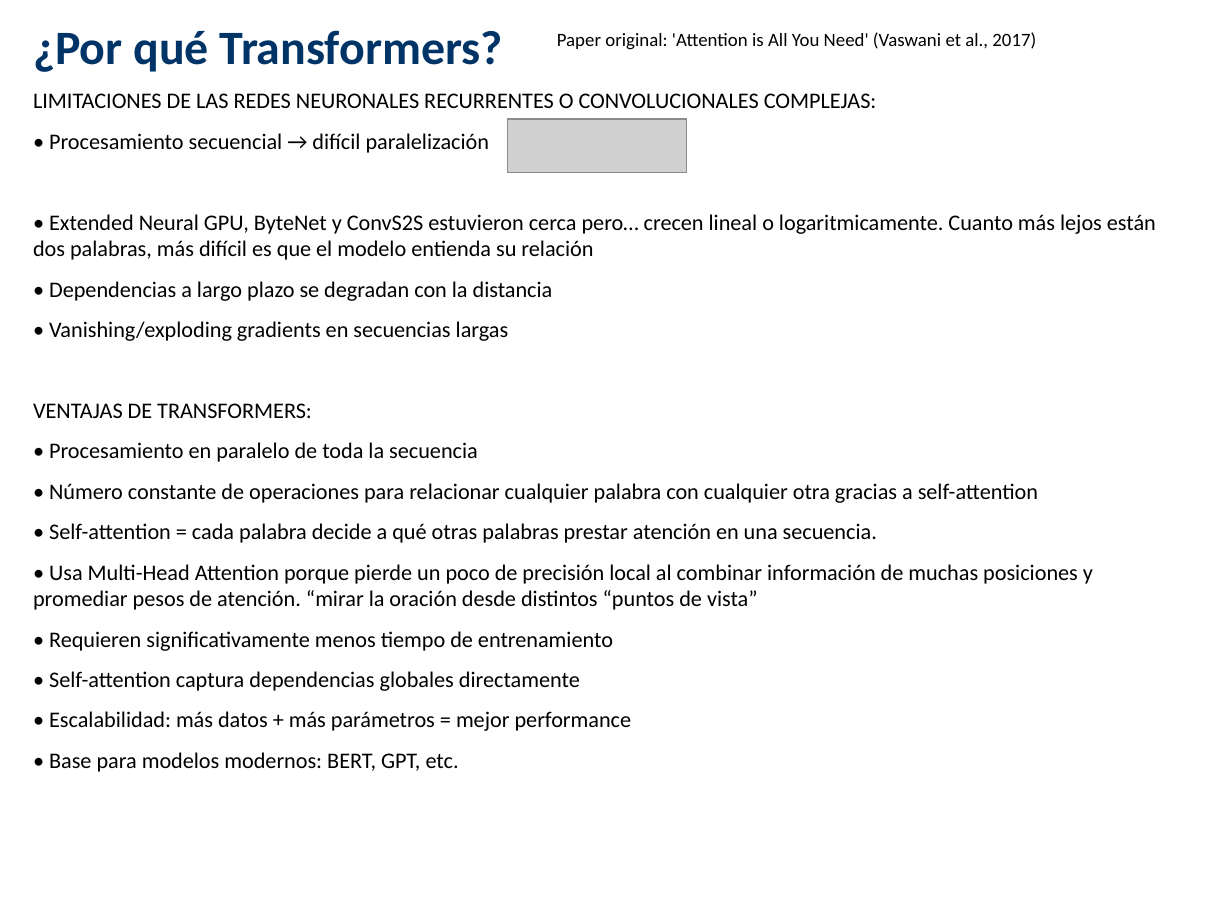
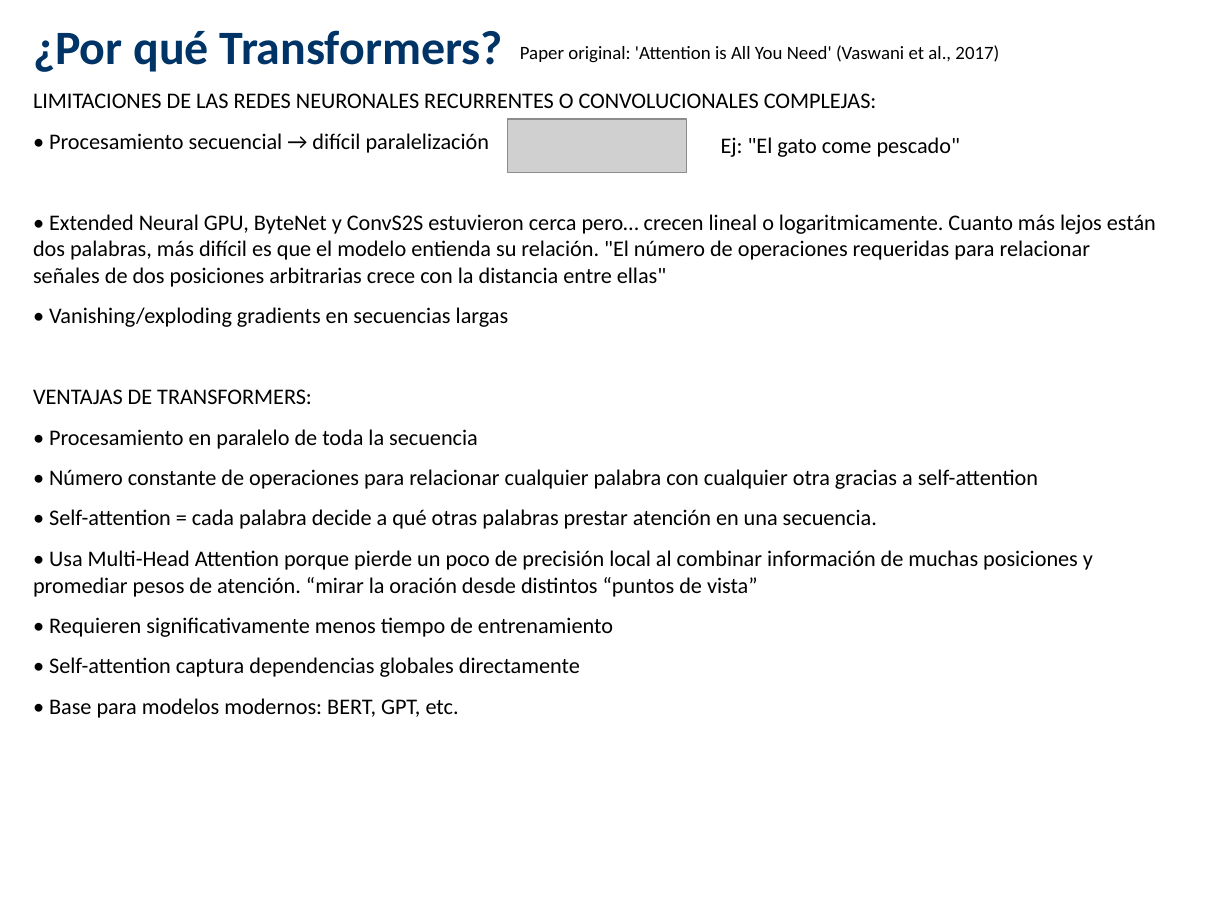
Before and after one commit to aguilarezequiel/stem-review-classifier, a slide deck: slide 5 of docs/Presentacion_Final_Steam_Classifier.pptx. Drawn at 1232x924 pixels with LibreOffice and Linux fonts; fonts in the diff are those of the drawing; grey boxes stand for pictures. Boxes give left, top, right and bottom in pixels: in the first picture for what was removed or moved away, otherwise in the second. Text is boxed around its words. In the diff, an @@ line names an element or a change of style, - is before the commit and + after.

```diff
--- a/docs/Presentacion_Final_Steam_Classifier.pptx
+++ b/docs/Presentacion_Final_Steam_Classifier.pptx
@@ text "Paper original: 'Attention is All ...": place and size @@
-text "Paper original: 'Attention is All ..." at (557,32,1036,50)
+text "Paper original: 'Attention is All ..." at (520,45,999,63)
@@ text added at (721,137,960,157), 13 pt, text #000000 @@
+Ej: "El gato come pescado"
@@ text at (33,214,1156,287): text changed @@
-• Extended Neural GPU, ByteNet y ConvS2S estuvieron cerca pero… crecen lineal o logaritmicamente. Cuanto más lejos están dos palabras, más difícil es que el modelo entienda su relación
-• Dependencias a largo plazo se degradan con la distancia
+• Extended Neural GPU, ByteNet y ConvS2S estuvieron cerca pero… crecen lineal o logaritmicamente. Cuanto más lejos están dos palabras, más difícil es que el modelo entienda su relación. "El número de operaciones requeridas para relacionar señales de dos posiciones arbitrarias crece con la distancia entre ellas"
@@ text at (49,711,632,731): paragraph removed @@
-• Escalabilidad: más datos + más parámetros = mejor performance
```
Also in this commit, not shown: 27 other slides changed, 4 slides added, 2 slides removed.
